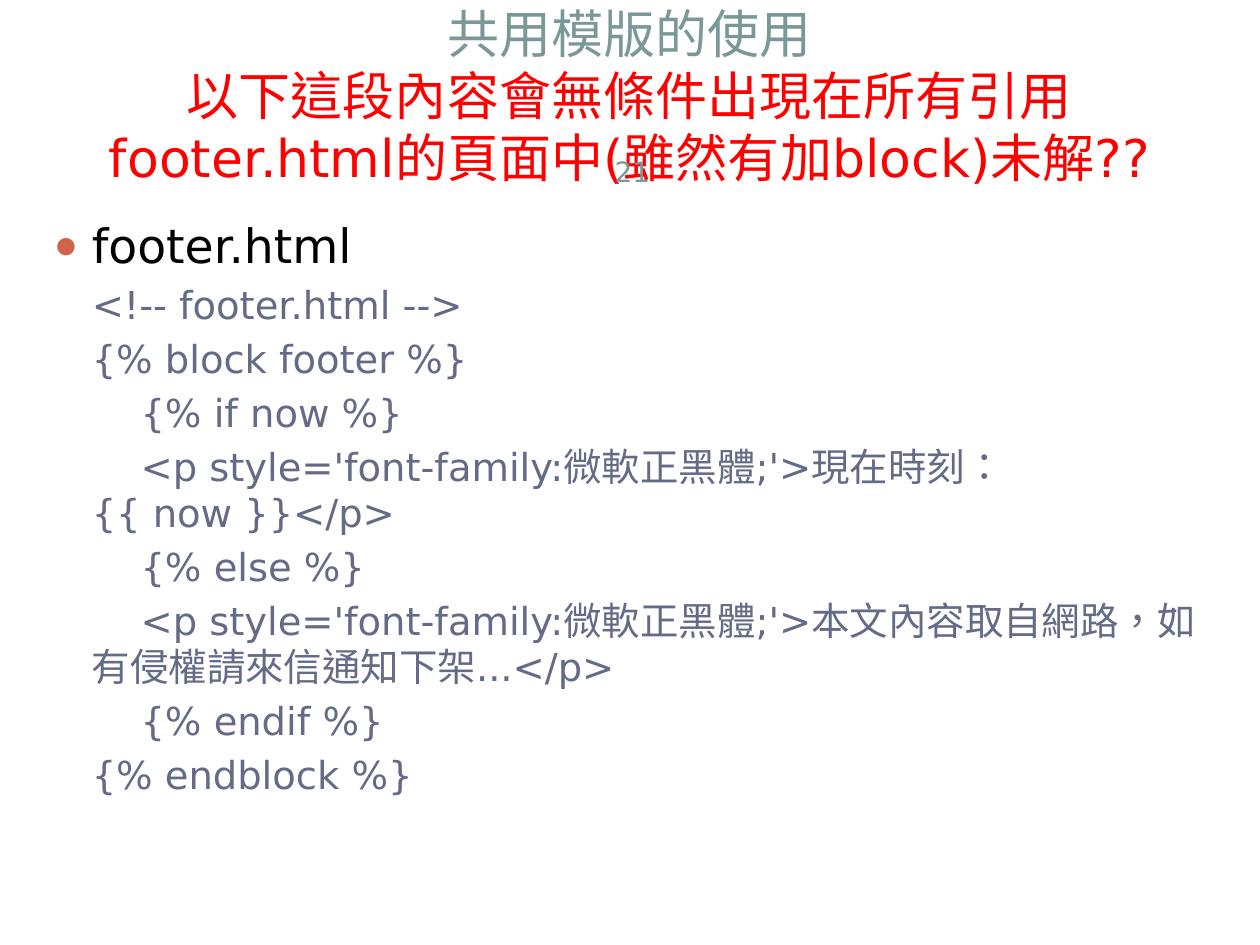
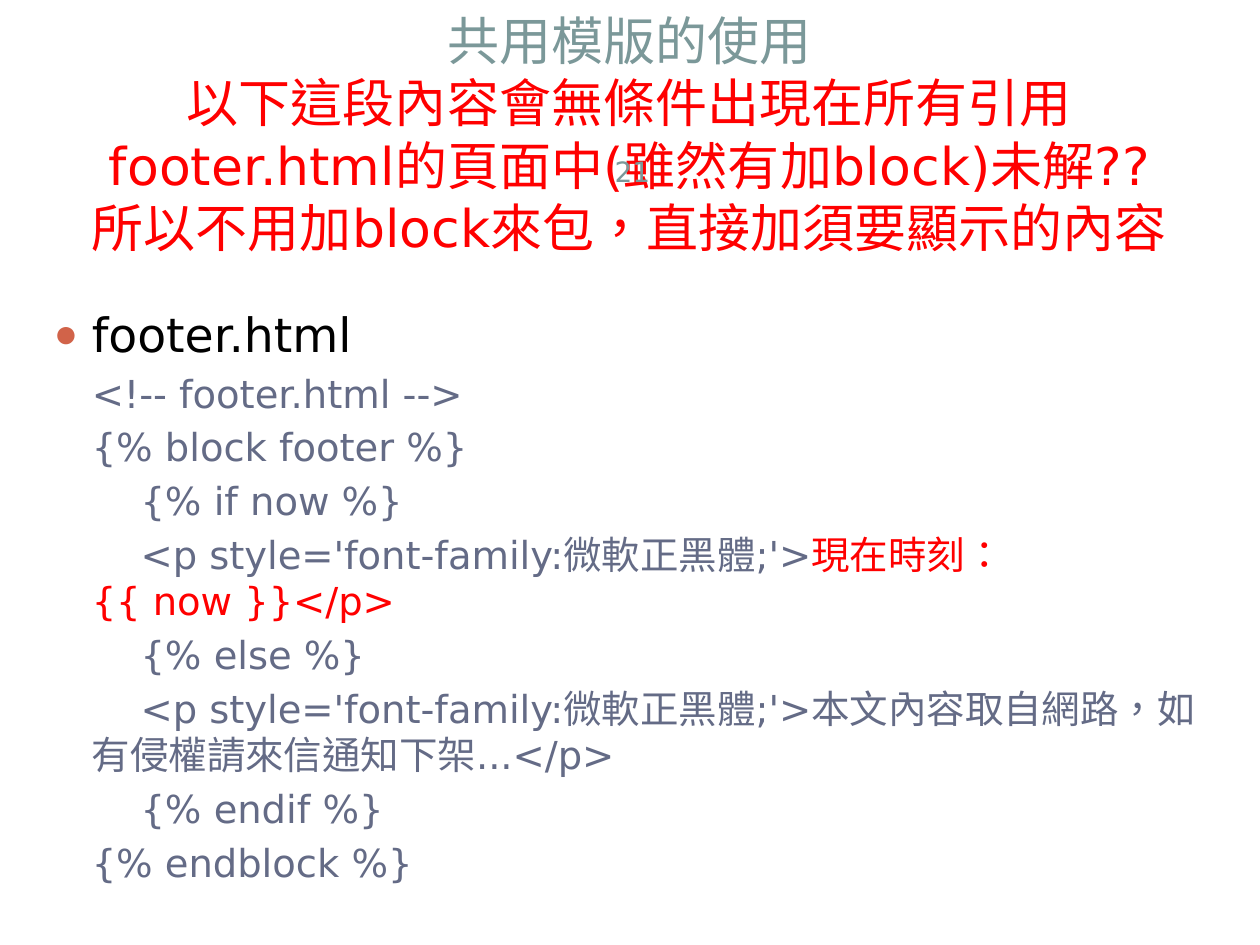
Before and after one commit to jacktea88/406django, a slide deck: slide 21 of ch06/Django4-ch06.pptx. Drawn at 1260x945 pixels with LibreOffice and Linux fonts; fonts in the diff are those of the drawing. Boxes give left, top, right and bottom in pixels: in the first picture for what was removed or moved away, otherwise in the second. Text is boxed around its words. In the diff, an @@ line names an element or a change of style, - is before the commit and + after.

```diff
--- a/ch06/Django4-ch06.pptx
+++ b/ch06/Django4-ch06.pptx
@@ title at (92, 16, 1167, 252): text changed @@
-共用模版的使用
-以下這段內容會無條件出現在所有引用footer.html的頁面中(雖然有加block)未解??
+共用模版的使用
+以下這段內容會無條件出現在所有引用footer.html的頁面中(雖然有加block)未解??
+所以不用加block來包，直接加須要顯示的內容
@@ text "footer.html": place and size @@
-text "footer.html" at (92, 227, 1195, 790)
+text "footer.html" at (92, 316, 1195, 878)
@@ text at (141, 538, 1003, 623): text colour #646B86 to #FF0000 in "style='font-family:微軟正黑體;'>現在時刻：{{ now }}</p>" @@
```
Also in this commit, not shown: 2 other slides changed, 6 other files.
